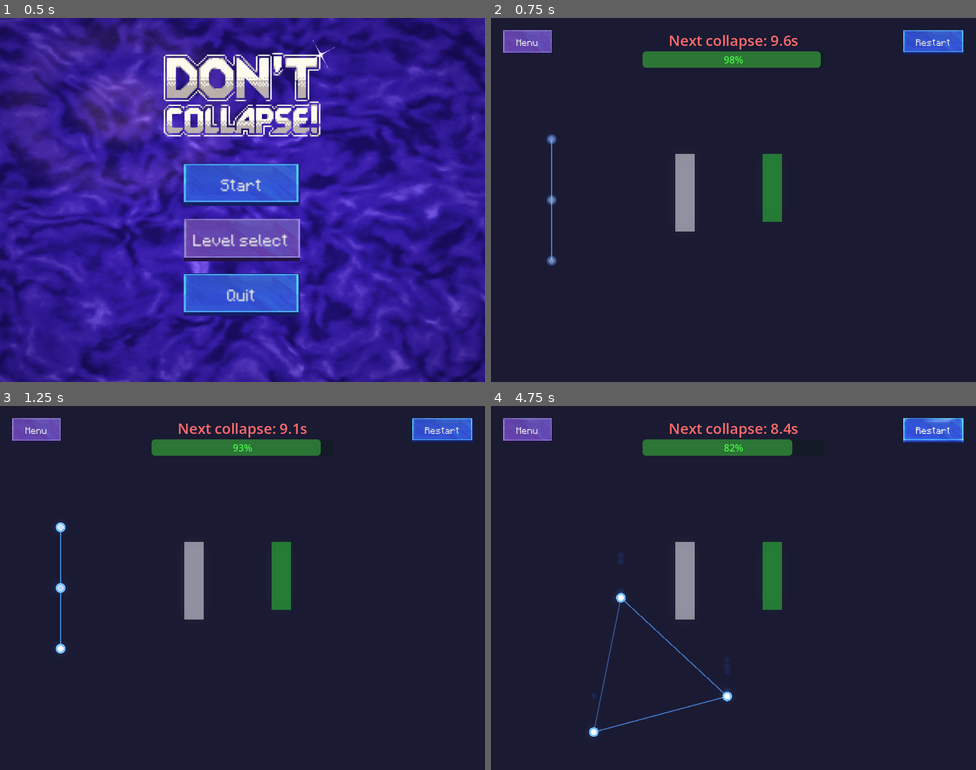
Above: before the commit, frames 1-4 (two rows, left to right).
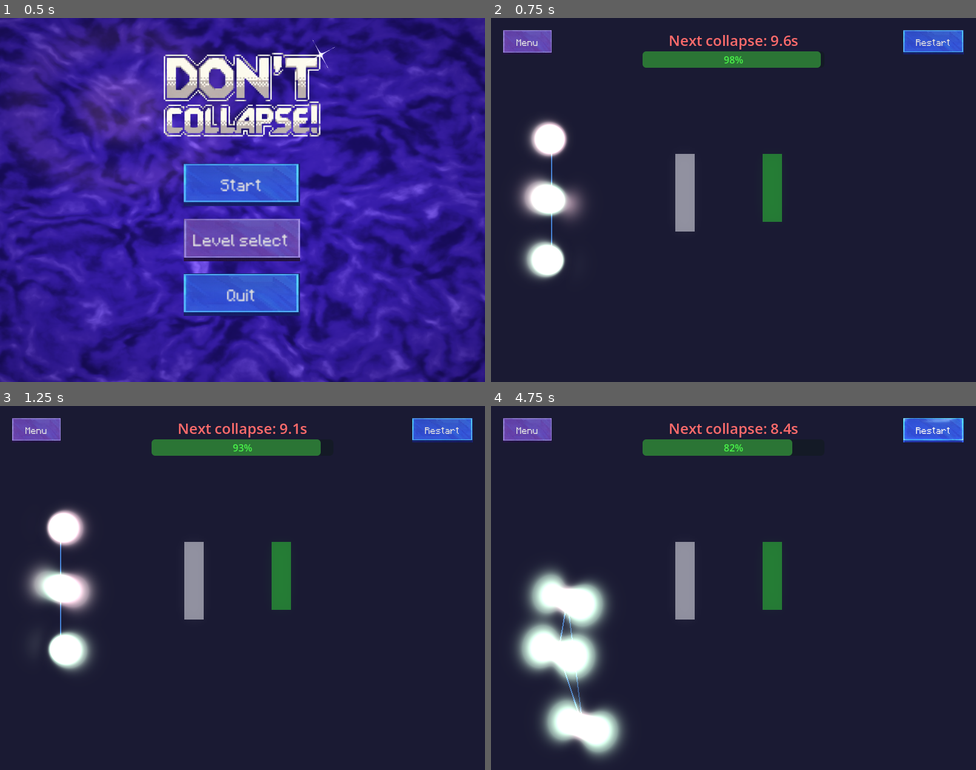
Above: after the commit, the same moments.

Repository: magnoint13/brinqo-2026
Game: Godot game, scene res://ui/MainMenu.tscn
The game is run twice, just before and just after one commit, with the same random seed, the same clock (stepped at 60 frames per second) and the same inputs.
Inputs:
- Up to frame 1 (0.5 s): no input
- Up to frame 2 (0.75 s): click "Start" at 0.5 s
- Up to frame 3 (1.25 s): no input
- Up to frame 4 (4.75 s): click "Restart" at 1.25 s; click "Restart" at 2 s; click "Restart" at 2.75 s; hold D (move_right) 3.53-4.28 s; tap Space (collapse) at 3.6, 4.35 s; hold Down (move_down) from 4.28 s (still down)

Frame 1 is identical in both runs. In frame 2, 3.0% of the frame differs, in the area x 5-20%, y 27-73%; in frame 3, 3.3%; in frame 4, 7.6%, in the area x 4-50%, y 40-98%.

Commit message:
fixes: colapsar dentro de muro y vfx

Diff:
--- a/scenes/particle.tscn
+++ b/scenes/particle.tscn
@@ -46,6 +46,8 @@
 width = 128
 height = 128
 fill = 1
+fill_from = Vector2(0.5237213, 0.531467)
+fill_to = Vector2(0.8178419, 0.19598024)
 
 [node name="Particle" type="CharacterBody2D" unique_id=968643451]
 collision_layer = 2
--- a/scenes/vfx/BurstVFX.tscn
+++ b/scenes/vfx/BurstVFX.tscn
@@ -1,40 +1,40 @@
-[gd_scene load_steps=5 format=3 uid="uid://vfxburst001"]
+[gd_scene format=3 uid="uid://vfxburst001"]
 
-[ext_resource type="Script" path="res://scripts/VFXEmitter.gd" id="1_vfxemitter"]
+[ext_resource type="Script" uid="uid://dbypp8l2ohiot" path="res://scripts/VFXEmitter.gd" id="1_vfxemitter"]
 
 [sub_resource type="Gradient" id="Gradient_glow"]
 colors = PackedColorArray(1, 1, 1, 0.8, 1, 1, 1, 0)
-offsets = PackedFloat32Array(0, 1)
 
 [sub_resource type="GradientTexture2D" id="GradientTexture2D_glow"]
 gradient = SubResource("Gradient_glow")
-fill = 1
 width = 24
 height = 24
+fill = 1
+fill_from = Vector2(0.5, 0.5)
 
 [sub_resource type="ParticleProcessMaterial" id="ParticleProcessMaterial_burst"]
+particle_flag_disable_z = true
 emission_shape = 1
 emission_sphere_radius = 3.0
-particle_flag_disable_z = true
 direction = Vector3(0, 0, 0)
 spread = 180.0
-gravity = Vector3(0, 0, 0)
 initial_velocity_min = 40.0
 initial_velocity_max = 80.0
+gravity = Vector3(0, 0, 0)
 damping_min = 20.0
 damping_max = 30.0
 scale_min = 0.4
 scale_max = 0.7
 color = Color(1, 1, 1, 0.8)
 
-[node name="BurstVFX" type="Node2D"]
+[node name="BurstVFX" type="Node2D" unique_id=1060213168]
 script = ExtResource("1_vfxemitter")
 
-[node name="Particles" type="GPUParticles2D" parent="."]
+[node name="Particles" type="GPUParticles2D" parent="." unique_id=1437850786]
+emitting = false
 amount = 10
+texture = SubResource("GradientTexture2D_glow")
 lifetime = 0.4
 one_shot = true
 explosiveness = 1.0
-fixed_fps = 30
-texture = SubResource("GradientTexture2D_glow")
 process_material = SubResource("ParticleProcessMaterial_burst")
--- a/scenes/vfx/DissolveVFX.tscn
+++ b/scenes/vfx/DissolveVFX.tscn
@@ -1,40 +1,39 @@
-[gd_scene load_steps=5 format=3 uid="uid://vfxdissolve001"]
+[gd_scene format=3 uid="uid://2hm3bpqtr72s"]
 
-[ext_resource type="Script" path="res://scripts/VFXEmitter.gd" id="1_vfxemitter"]
+[ext_resource type="Script" uid="uid://dbypp8l2ohiot" path="res://scripts/VFXEmitter.gd" id="1_vfxemitter"]
 
 [sub_resource type="Gradient" id="Gradient_fade"]
 colors = PackedColorArray(0.7, 0.7, 0.8, 0.6, 0.7, 0.7, 0.8, 0)
-offsets = PackedFloat32Array(0, 1)
 
 [sub_resource type="GradientTexture2D" id="GradientTexture2D_fade"]
 gradient = SubResource("Gradient_fade")
-fill = 1
 width = 20
 height = 20
+fill = 1
+fill_from = Vector2(0.5, 0.5)
 
 [sub_resource type="ParticleProcessMaterial" id="ParticleProcessMaterial_dissolve"]
+particle_flag_disable_z = true
 emission_shape = 1
 emission_sphere_radius = 8.0
-particle_flag_disable_z = true
 direction = Vector3(0, -1, 0)
 spread = 90.0
-gravity = Vector3(0, -20, 0)
 initial_velocity_min = 10.0
 initial_velocity_max = 30.0
+gravity = Vector3(0, -20, 0)
 damping_min = 5.0
 damping_max = 10.0
 scale_min = 0.3
 scale_max = 0.5
 color = Color(0.7, 0.7, 0.8, 0.6)
 
-[node name="DissolveVFX" type="Node2D"]
+[node name="DissolveVFX" type="Node2D" unique_id=1089116445]
 script = ExtResource("1_vfxemitter")
 
-[node name="Dust" type="GPUParticles2D" parent="."]
-amount = 8
+[node name="Dust" type="GPUParticles2D" parent="." unique_id=636953162]
+emitting = false
+texture = SubResource("GradientTexture2D_fade")
 lifetime = 0.5
 one_shot = true
 explosiveness = 0.9
-fixed_fps = 30
-texture = SubResource("GradientTexture2D_fade")
 process_material = SubResource("ParticleProcessMaterial_dissolve")
--- a/scenes/vfx/ExplosionVFX.tscn
+++ b/scenes/vfx/ExplosionVFX.tscn
@@ -1,40 +1,38 @@
-[gd_scene load_steps=5 format=3 uid="uid://vfxexplosion001"]
+[gd_scene format=3 uid="uid://g7vycio4gxho"]
 
-[ext_resource type="Script" path="res://scripts/VFXEmitter.gd" id="1_vfxemitter"]
+[ext_resource type="Script" uid="uid://dbypp8l2ohiot" path="res://scripts/VFXEmitter.gd" id="1_vfxemitter"]
 
 [sub_resource type="Gradient" id="Gradient_glow"]
 colors = PackedColorArray(1, 1, 1, 1, 1, 1, 1, 0)
-offsets = PackedFloat32Array(0, 1)
 
 [sub_resource type="GradientTexture2D" id="GradientTexture2D_glow"]
 gradient = SubResource("Gradient_glow")
-fill = 1
 width = 32
 height = 32
+fill = 1
+fill_from = Vector2(0.5, 0.5)
 
 [sub_resource type="ParticleProcessMaterial" id="ParticleProcessMaterial_explosion"]
+particle_flag_disable_z = true
 emission_shape = 1
 emission_sphere_radius = 5.0
-particle_flag_disable_z = true
 direction = Vector3(0, 0, 0)
 spread = 180.0
-gravity = Vector3(0, 0, 0)
 initial_velocity_min = 80.0
 initial_velocity_max = 150.0
+gravity = Vector3(0, 0, 0)
 damping_min = 15.0
 damping_max = 25.0
 scale_min = 0.5
-scale_max = 1.0
-color = Color(1, 1, 1, 1)
 
-[node name="ExplosionVFX" type="Node2D"]
+[node name="ExplosionVFX" type="Node2D" unique_id=325124937]
 script = ExtResource("1_vfxemitter")
 
-[node name="Sparks" type="GPUParticles2D" parent="."]
+[node name="Sparks" type="GPUParticles2D" parent="." unique_id=345118569]
+emitting = false
 amount = 15
+texture = SubResource("GradientTexture2D_glow")
 lifetime = 0.5
 one_shot = true
 explosiveness = 0.8
-fixed_fps = 30
-texture = SubResource("GradientTexture2D_glow")
 process_material = SubResource("ParticleProcessMaterial_explosion")
--- a/scenes/vfx/StabilizeVFX.tscn
+++ b/scenes/vfx/StabilizeVFX.tscn
@@ -20,11 +20,14 @@
 color = Color(1, 0.84, 0, 0.8)
 
 [sub_resource type="Gradient" id="Gradient_ring"]
+offsets = PackedFloat32Array(0.643013, 1)
 colors = PackedColorArray(1, 0.84, 0, 0.8, 1, 0.84, 0, 0)
 
 [sub_resource type="GradientTexture2D" id="GradientTexture2D_ring"]
 gradient = SubResource("Gradient_ring")
 fill = 1
+fill_from = Vector2(0.5, 0.5)
+fill_to = Vector2(0.5, 0.081)
 
 [node name="StabilizeVFX" type="Node2D" unique_id=246347216]
 script = ExtResource("1_vfxemitter")
--- a/scripts/CollapseEffect.gd
+++ b/scripts/CollapseEffect.gd
@@ -14,7 +14,7 @@
 	glow_texture = GradientTexture2D.new()
 	glow_texture.gradient = Gradient.new()
 	glow_texture.gradient.colors = [Color.WHITE, Color.TRANSPARENT]
-	glow_texture.gradient.offsets = [0.0, 1.0]
+	glow_texture.gradient.offsets = [0.5, 1.0]
 	glow_texture.fill = GradientTexture2D.FILL_RADIAL
 	glow_texture.width = 64
 	glow_texture.height = 64
--- a/scripts/particle.gd
+++ b/scripts/particle.gd
@@ -1,9 +1,10 @@
 extends CharacterBody2D
 
-@export var WAVE_STD: float = 100
-@export var WAVE_SIZE: float = 100
+@export var WAVE_STD: float = 25
+@export var WAVE_SIZE: float = 200
 @export var BALL_RADIUS: float = 8.0
 @export var BALL_SPEED: float = 300.0
+@export var MAX_REROLL_ATTEMPS: int = 50
 @export var BASE_COLOR: Color = Color(0.39, 0.59, 1.0)
 @export var SURVIVED_COLOR: Color = Color(1.0, 0.84, 0.0)
 
@@ -15,7 +16,7 @@
 
 # State
 var rng: RandomNumberGenerator
-var collapsed_state: bool = true
+var collapsed_state: bool = false
 var is_survived: bool = false
 
 # Visual state
@@ -26,6 +27,7 @@
 #### CORE FUNCTIONALITY ########################################################
 
 func setup(is_new: bool = true):
+	collapsed_state = false
 	is_survived = not is_new
 	fade_alpha = 0.0 if is_new else 1.0
 	velocity = Vector2.ZERO
@@ -42,6 +44,7 @@
 	var mat = ShaderMaterial.new()
 	mat.shader = WAVE_SHADER
 	wave_rect.material = mat
+	wave_rect.material.set_shader_parameter("time_offset", rng.randf_range(0, 5))
 	add_child(wave_rect)
 
 	move_and_slide()
@@ -51,6 +54,7 @@
 func _physics_process(delta):
 	# Draw every frame
 	queue_redraw()
+	wave_rect.mesh.size = Vector2(WAVE_SIZE, WAVE_SIZE)
 
 	#### Handle input ####
 	var direction = Vector2.ZERO
@@ -66,11 +70,26 @@
 	if Input.is_action_just_pressed("collapse"):
 		collapsed_state = not collapsed_state
 		if collapsed_state:
-			position.x = rng.randfn(position.x, WAVE_STD)
-			position.y = rng.randfn(position.y, WAVE_STD)
+			# The generated random number may end up inside a wall
+			# In that case, regenerate
+			var safe_position = false
+			var attempts = 0
+			while not safe_position and attempts < MAX_REROLL_ATTEMPS:
+				var target_pos = Vector2(
+					rng.randfn(position.x, WAVE_STD),
+					rng.randfn(position.y, WAVE_STD)
+				)
+				var rel_vec = target_pos - global_position
+				if not test_move(global_transform, rel_vec):
+					global_position = target_pos
+					safe_position = true
+				attempts += 1
+			# Else, fallback to center (keep the current position)
 
 	#### Apply movement ####
-	if direction == Vector2.ZERO:
+	# NOTE: collapsed particles cannot move
+	# The position is known, but the velocity is not
+	if collapsed_state or direction == Vector2.ZERO:
 		return
 
 	direction = direction.normalized()
@@ -164,6 +183,7 @@
 func set_survived(value: bool):
 	is_survived = value
 	fade_alpha = 1.0
+	collapsed_state = false
 
 	# Survivor effect
 	if is_survived and survivor_aura:
--- a/scripts/wave_shader.gdshader
+++ b/scripts/wave_shader.gdshader
@@ -1,10 +1,143 @@
 shader_type canvas_item;
+render_mode blend_add;
 
 void vertex() {
 }
 
+uniform float time_offset;
+
+// Adapted from: https://www.shadertoy.com/view/MlBGDw
+
+#define SCALE 20.0
+#define TIME_SCALE 0.25
+
+#define Z_FROM -2.0
+#define Z_TO 2.0
+#define Z_STEP 0.1
+
+#define A0 1.0
+#define E1 1.0
+#define E_1s E1
+#define E_2p (E1 / 4.0)
+#define E_3d (E1 / 9.0)
+
+#define PI 3.141592653589793
+#define R_A_PI_3 0.5641895835477563
+
+void im_exp(float amp, float phase, out vec2 im) {
+  im.x = cos(phase) * amp;
+  im.y = sin(phase) * amp;
+}
+
+
+void wave_1s(vec3 pos, float t, out vec2 im) {
+  float amp = R_A_PI_3 * exp(-pos.x / A0);
+  float phase = E_1s * t;
+
+  im_exp(amp, phase, im);
+}
+
+
+void wave_2p(vec3 pos, float t, out vec2 im) {
+  float amp = 1.0 / (sqrt(2.0) * 4.0 * A0);
+  amp *= R_A_PI_3 * exp(-pos.x / (2.0 * A0));
+  amp *= pos.x * cos(pos.y);
+
+  float phase = E_2p * t;
+
+  im_exp(amp, phase, im);
+}
+
+
+void wave_3d(vec3 pos, float t, out vec2 im) {
+  float amp = 1.0 / (sqrt(6.0) * 81.0 * A0 * A0);
+  amp *= R_A_PI_3 * exp(-pos.x / (3.0 * A0));
+  amp *= pos.x * pos.x;
+  amp *= 3.0 * cos(pos.y) * cos(pos.y) - 1.0;
+
+  float phase = E_3d * t;
+
+  im_exp(amp, phase, im);
+}
+
+
+void draw(vec3 pos, float t, float time, out vec2 i) {
+  vec2 w1;
+  wave_1s(pos, t, w1);
+
+  vec2 w2;
+  wave_2p(pos, t, w2);
+
+  //vec2 w3;
+  //wave_3d(pos, t, w3);
+
+  float f = time / 1.5;
+  //float trans = max(cos(f), 0.0);
+
+  float c1 = /*trans **/ cos(f);
+  float c2 = sin(f);
+  //float c3 = (1.0 - trans) * cos(f);
+
+  w1 *= c1;
+  w2 *= c2;
+  //w3 *= c3;
+
+  i = w1 + w2;// + w3;
+  i.x *= i.x;
+  i.y *= i.y;
+}
+
 void fragment() {
-	vec2 pos = UV.xy - vec2(0.5f);
-	float value = exp(- (pos.x * pos.x + pos.y * pos.y) / (2.0f * 0.25f * 0.25f));
-	COLOR = value * value * vec4(1.0f, 1.0f, 0.0f, 1.0f);
+  vec2 pos = UV.xy - 0.5f;
+  float time = (TIME + time_offset) * TIME_SCALE;
+
+  float yz_ang = PI/2.0 + time * 0.6;
+  float xz_ang = PI/2.0 + time * 0.33;
+
+  mat3 rot_yz = mat3(
+    vec3(1.0, 0.0, 0.0),
+    vec3(0.0, cos(yz_ang), sin(yz_ang)),
+    vec3(0.0, -sin(yz_ang), cos(yz_ang))
+  );
+  mat3 rot_xz = mat3(
+    vec3(cos(xz_ang), 0.0, sin(xz_ang)),
+    vec3(0.0, 1.0, 0.0),
+    vec3(-sin(xz_ang), 0.0, cos(xz_ang))
+  );
+  mat3 rot = rot_yz * rot_xz;
+
+  vec2 intensity = vec2(0.0, 0.0);
+  for (float z = Z_FROM; z <= Z_TO; z += Z_STEP) {
+    vec3 cart = vec3(pos, z);
+
+    cart *= SCALE;
+    cart *= rot;
+
+    vec3 sph;
+    sph.x = sqrt(cart.x * cart.x + cart.y * cart.y + cart.z * cart.z);
+    sph.y = acos(cart.z / sph.x);
+    sph.z = atan(cart.y / cart.x);
+
+    vec2 i;
+    draw(sph, time / E1 * 30.0, time, i);
+
+    intensity += i * Z_STEP / (Z_TO - Z_FROM);
+  }
+
+  intensity /= 0.0001;
+  vec3 total = vec3(intensity.x + intensity.y);
+  vec3 hue = vec3(intensity, 0.0);
+  vec3 final_rgb = (total + hue * 0.23) / 1.23;
+  float alpha = max(final_rgb.r, max(final_rgb.g, final_rgb.b));
+  alpha = clamp(alpha * 2.0, 0.0, 1.0);
+  COLOR = vec4(final_rgb, alpha);
+  //COLOR = vec4(final_rgb * 2.0, 1.0);
 }
+
+/*
+void fragment() {
+  vec2 pos = UV.xy - vec2(0.5f);
+  float value = exp(- (pos.x * pos.x + pos.y * pos.y) / (2.0f * 0.25f * 0.25f));
+  COLOR = value * value * vec4(1.0f, 1.0f, 0.0f, 1.0f);
+}
+*/
